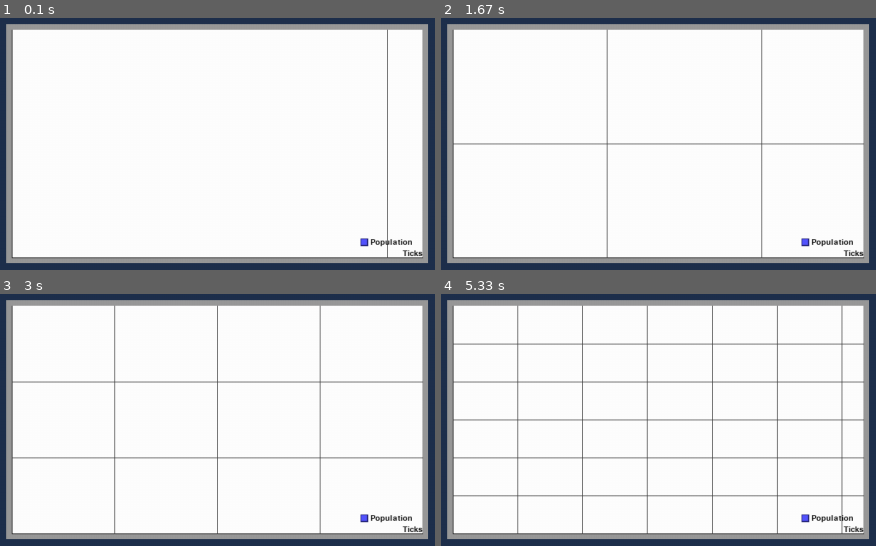
Above: before the commit, frames 1-4 (two rows, left to right).
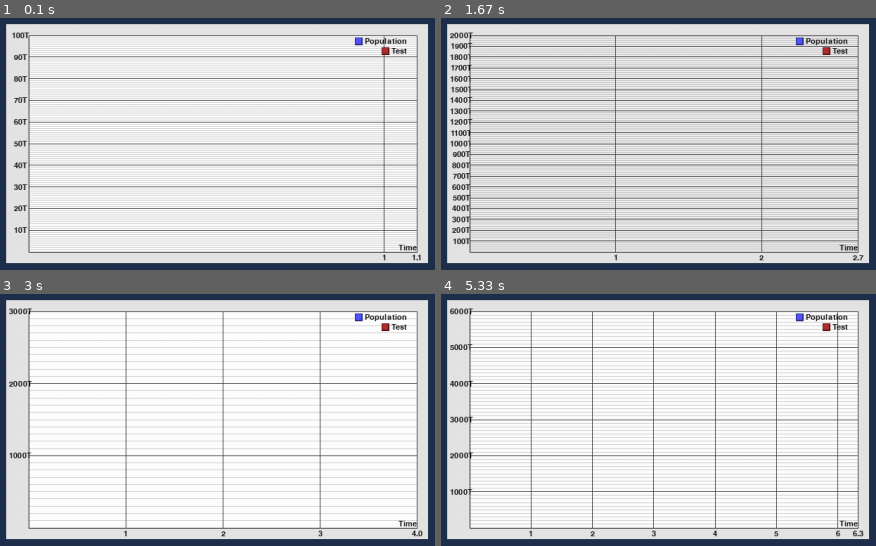
Above: after the commit, the same moments.

Repository: Quartef12345/Natural-Selection-Simulation
Game: pygame game, started from main.py
The game is run twice, just before and just after one commit, with the same random seed, the same clock (stepped at 60 frames per second) and the same inputs.
Inputs:
- Up to frame 1 (0.1 s): no input
- Up to frame 2 (1.67 s): no input
- Up to frame 3 (3 s): no input
- Up to frame 4 (5.33 s): no input

The runs differ from the first frame. In frame 1, 41% of the frame differs, in the area x 1-99%, y 2-98%; in frame 2, 63%; in frame 3, 28%; in frame 4, 36%.

Commit message:
end of grid and labels draw functions

Diff:
--- a/main.py
+++ b/main.py
@@ -3,7 +3,7 @@
 import state
 import creatures
 import render
-import graphs
+import quartef_pygame_graphs as qpg
 
 pygame.init()
 screen = pygame.display.set_mode((state.x, state.y))
@@ -18,7 +18,13 @@
 
 last_dt = time.time()
 
-graph = graphs.Graph(screen, [50,50,600,340], "Ticks", ["Population"], ["#FFFFFF", "#111111", "#5555FF", "#B22E2E"])
+data = {
+    "Time": [1],
+    "Population": [0],
+    "Test":[0]
+}
+
+graph = qpg.Graph(screen, [50,50,600,340], "Time", ["Population", "Test"], ["#FFFFFF", "#111111", "#5555FF", "#B22E2E"])
 graph.active = True
 
 while running:
@@ -41,9 +47,9 @@
 
     #render.drawScreen(state.GRID_SIZE, screen)
     screen.fill("#1f304d")
-    graphs.data["Ticks"].append(graphs.data["Ticks"][-1] + state.dt)
-    graphs.data["Population"].append(graphs.data["Population"][-1] + state.dt)
-    graphs.update_graphs()
+    data["Time"].append(data["Time"][-1] + state.dt)
+    data["Population"].append(data["Population"][-1] + 1000000000000000 * state.dt)
+    qpg.update_graphs(data)
 
     # flip() the display to put your work on screen
     pygame.display.flip()
--- /dev/null
+++ b/quartef_pygame_graphs/__init__.py
@@ -0,0 +1,3 @@
+from .graphs import Graph, update_graphs
+from .utils import adjust_color, format_number
+from . import config
--- /dev/null
+++ b/quartef_pygame_graphs/config.py
@@ -0,0 +1,28 @@
+
+
+
+LABEL_OFFSET = 14       #the distance betwen 2 labels
+
+TOP_BORDER_SIZE = 16        #the size of the border around the graph
+RIGHT_BORDER_SIZE = 16        #the size of the border around the graph
+BOTTOM_BORDER_SIZE = 16        #the size of the border around the graph
+LEFT_BORDER_SIZE = 32        #the size of the border around the graph
+
+TOP_AXIS_NUMBER_PADDING = 8 #the space betwen the numbers from the axis to the axis itself
+LEFT_AXIS_NUMBER_PADDING = 12
+
+
+MAGNITUDE_LIMIT = 2
+"""
+Controls when the grid step changes magnitude.
+
+Example:
+
+largest value = 740
+740 / 100 = 7.4 > 2
+→ step = 100
+
+largest value = 190
+190 / 100 = 1.9 < 2
+→ step = 10
+"""
--- a/graphs.py
+++ b/quartef_pygame_graphs/graphs.py
@@ -1,36 +1,14 @@
 import pygame
 import math
+from . import config
+from .utils import adjust_color, format_number
 
 axis_font = pygame.font.Font('freesansbold.ttf', 11)
 graph_array = []
 
-data = {
-    "Ticks": [1],
-    "Population": [0]
-}
 
-def adjust_color(hex_color, factor=0.2):
-    hex_color = hex_color.lstrip('#')
 
-    r = int(hex_color[0:2], 16)
-    g = int(hex_color[2:4], 16)
-    b = int(hex_color[4:6], 16)
-
-    if factor >= 0:
-        # Darken (approach 0)
-        r = max(0, int(r * (1 - factor)))
-        g = max(0, int(g * (1 - factor)))
-        b = max(0, int(b * (1 - factor)))
-    else:
-        # Lighten (approach 255) using positive target factor
-        abs_factor = abs(factor)
-        r = min(255, int(r + (255 - r) * abs_factor))
-        g = min(255, int(g + (255 - g) * abs_factor))
-        b = min(255, int(b + (255 - b) * abs_factor))
-
-    return f"#{r:02X}{g:02X}{b:02X}"
-
-def update_graphs():
+def update_graphs(data):
     for graph in graph_array:
         if graph.auto_update:
             graph.update_data(data)
@@ -42,13 +20,12 @@
     def __init__(self, surface, position, x_name, y_name_array, color_array):
         self.surface = surface
         self.position = position
-        self.axis_offset = 8
-        self.grid_position = [self.position[0] + self.axis_offset, self.position[1] + self.axis_offset, self.position[2] - 2*self.axis_offset, self.position[3] - 2*self.axis_offset ]
+        self.grid_position = [self.position[0] + config.LEFT_BORDER_SIZE, self.position[1] + config.TOP_BORDER_SIZE, self.position[2] - config.LEFT_BORDER_SIZE - config.RIGHT_BORDER_SIZE, self.position[3] - config.TOP_BORDER_SIZE - config.BOTTOM_BORDER_SIZE ]
         self.x_name = x_name
         self.y_name_array = y_name_array
         self.nr_of_variables = len(y_name_array)
         self.color_array = color_array
-        self.label_offset = 14
+        self.label_offset = config.LABEL_OFFSET
 
         self.active = False
         self.auto_update = True
@@ -70,13 +47,14 @@
         color_array = self.color_array
 
         if self.active:
-            pygame.draw.rect(surface, adjust_color(color_array[0], 0.4), (position[0], position[1], position[2], position[3]))
+            pygame.draw.rect(surface, adjust_color(color_array[0], 0.1), (position[0], position[1], position[2], position[3]))
             pygame.draw.rect(surface, color_array[0], (grid_position[0], grid_position[1], grid_position[2], grid_position[3])) #Background
+
+            self.draw_grid()
 
             pygame.draw.line(surface, color_array[1], (grid_position[0], grid_position[1] + grid_position[3] ), (grid_position[0] + grid_position[2],  grid_position[1] + grid_position[3] )) # X Axis
             pygame.draw.line(surface, color_array[1], (grid_position[0] , grid_position[1]), (grid_position[0],  grid_position[1] + grid_position[3])) # Y Axis
 
-            self.draw_grid()
 
             x_aixs_text = axis_font.render(f"{x_name}", True, color_array[1])
             x_axis_surface = x_aixs_text.get_rect()
@@ -87,7 +65,7 @@
 
                 y_axis_text = axis_font.render(f"{y_name[i]}", True, color_array[1])
                 y_axis_surface = y_axis_text.get_rect()
-                y_axis_surface.bottomright = (grid_position[0] + grid_position[2] - label_offset, grid_position[1] + grid_position[3] - label_offset * (1 + i) - 2)
+                y_axis_surface.bottomright = (grid_position[0] + grid_position[2] - label_offset, grid_position[1] + label_offset * (1 + i))
                 surface.blit(y_axis_text, y_axis_surface) #the caption for the current metric
 
                 square_label_size = y_axis_surface.height   #a professionaly looking square to serve has a colored label
@@ -128,30 +106,25 @@
             bigger_x = self.bigger_x
             bigger_y = self.bigger_y
 
-            usable_width = self.grid_position[2]
-            usable_heigth = self.grid_position[3]
-
             if bigger_x <= 0:
                 bigger_x = 1
             exponent = math.floor(math.log10(bigger_x))
             x_axis_magnitude = 10 ** exponent   #the closest number of base 10, used to set the referencial
 
             # If the magnitude is too large for the step scale (e.g. 1000 for 2500), lower it by one order
-            if bigger_x / x_axis_magnitude < 3.5 and x_axis_magnitude >= 10:
+            if bigger_x / x_axis_magnitude < config.MAGNITUDE_LIMIT and x_axis_magnitude >= 10:
                 grid_step_x = x_axis_magnitude // 10
             else:
                 grid_step_x = x_axis_magnitude
 
-            pixel_per_unit_x = usable_width / bigger_x
+            pixel_per_unit_x = self.grid_position[2] / bigger_x
 
             virtual_step = grid_step_x//10  #a "fake" step, one magnitude lower than the real step, used to draw the auiliar lines
             if virtual_step <= 0: #for example, if magnitude is 100, then the virtual step is 10, each real step will be divided into 10 virtual steps
                 virtual_step = 1
             for grid_value in range(virtual_step, int(bigger_x) + 1, virtual_step):
                 grid_pixel_x = base_x + (grid_value * pixel_per_unit_x)
-                if grid_value%grid_step_x == 0:
-                    pygame.draw.line(self.surface, adjust_color(self.color_array[1], -0.2), (grid_pixel_x, base_y), (grid_pixel_x, self.grid_position[1]))
-                else:
+                if grid_value%grid_step_x != 0:
                     pygame.draw.line(self.surface, adjust_color(self.color_array[1], -0.8), (grid_pixel_x, base_y), (grid_pixel_x, self.grid_position[1]))
 
 
@@ -161,23 +134,57 @@
             exponent = math.floor(math.log10(bigger_y))
             y_axis_magnitude = 10 ** exponent   #the closest number of base 10, used to set the referencial
 
-            max_y = int(y_axis_magnitude * ((bigger_y + y_axis_magnitude)//y_axis_magnitude))
+            max_y = int(y_axis_magnitude * ((bigger_y + y_axis_magnitude)//y_axis_magnitude)) #the biggest value the graph shows - not necesserly included in the data set
             if max_y <= 0:
                 max_y = 1
             # If the magnitude is too large for the step scale (e.g. 1000 for 2500), lower it by one order
-            if bigger_y / y_axis_magnitude < 3.5 and y_axis_magnitude >= 10:
+            if bigger_y / y_axis_magnitude < config.MAGNITUDE_LIMIT and y_axis_magnitude >= 10:
                 grid_step_y = y_axis_magnitude // 10
             else:
                 grid_step_y = y_axis_magnitude
 
-            pixel_per_unit_y = usable_heigth / max_y
+            pixel_per_unit_y = self.grid_position[3] / max_y
 
             virtual_step = grid_step_y//10  #a "fake" step, one magnitude lower than the real step, used to draw the auiliar lines
             if virtual_step <= 0: #for example, if magnitude is 100, then the virtual step is 10, each real step will be divided into 10 virtual steps
                 virtual_step = 1
-            for grid_value in range(virtual_step, max_y, virtual_step):
+            for grid_value in range(virtual_step, max_y + 1, virtual_step):
                 grid_pixel_y = base_y - (grid_value * pixel_per_unit_y)
                 if grid_value%grid_step_y == 0:
                     pygame.draw.line(self.surface, adjust_color(self.color_array[1], -0.2), (base_x, grid_pixel_y), (base_x + self.grid_position[2], grid_pixel_y))
+
+                    y_number_text = axis_font.render(f"{format_number(grid_value)}", True, self.color_array[1])
+                    y_number_surface = y_number_text.get_rect()
+                    y_number_surface.center = (self.grid_position[0] - config.LEFT_AXIS_NUMBER_PADDING, grid_pixel_y)
+                    self.surface.blit(y_number_text, y_number_surface) #the caption for the x axis numbers
+
+
                 else:
                     pygame.draw.line(self.surface, adjust_color(self.color_array[1], -0.8), (base_x, grid_pixel_y), (base_x + self.grid_position[2], grid_pixel_y))
+
+
+            #redraws the main x-grid because the sub y-grid was being drawn on top of the main x-grid
+            virtual_step = grid_step_x//10  #a "fake" step, one magnitude lower than the real step, used to draw the auxiliar lines
+            if virtual_step <= 0: #for example, if magnitude is 100, then the virtual step is 10, each real step will be divided into 10 virtual steps
+                virtual_step = 1
+            for grid_value in range(virtual_step, int(bigger_x) + 1, virtual_step):
+                grid_pixel_x = base_x + (grid_value * pixel_per_unit_x)
+                if grid_value%grid_step_x == 0:
+                    pygame.draw.line(self.surface, adjust_color(self.color_array[1], -0.2), (grid_pixel_x, base_y), (grid_pixel_x, self.grid_position[1]))
+
+                    x_number_text = axis_font.render(f"{grid_value}", True, self.color_array[1])
+                    x_number_surface = x_number_text.get_rect()
+                    x_number_surface.center = (grid_pixel_x, self.grid_position[1] + self.grid_position[3] + config.TOP_AXIS_NUMBER_PADDING)
+                    self.surface.blit(x_number_text, x_number_surface) #the caption for the x axis numbers
+
+            grid_value = bigger_x                       #the last line is a one of a kind, because is not in the magnitude of the steps, so it needs to be drawn seperatly
+            grid_pixel_x = base_x + (grid_value * pixel_per_unit_x)
+            pygame.draw.line(self.surface, adjust_color(self.color_array[1], -0.2), (grid_pixel_x, base_y), (grid_pixel_x, self.grid_position[1]))
+
+            x_number_text = axis_font.render(f"{grid_value:.1f}", True, self.color_array[1])
+            x_number_surface = x_number_text.get_rect()
+            x_number_surface.center = (grid_pixel_x, self.grid_position[1] + self.grid_position[3] + config.TOP_AXIS_NUMBER_PADDING)
+            self.surface.blit(x_number_text, x_number_surface) #the caption for the x axis numbers
+    def draw_data(self):
+        for data_set in self.data_points_array:
+            pass
--- /dev/null
+++ b/quartef_pygame_graphs/utils.py
@@ -0,0 +1,36 @@
+
+
+
+def format_number(value):
+    suffixes = ["", "k", "M", "B", "T"]
+
+    index = 0
+    while abs(value) >= 1000 and index < len(suffixes) - 1:
+        value /= 1000
+        index += 1
+
+    if value == int(value):
+        return f"{int(value)}{suffixes[index]}"
+    else:
+        return f"{value:.1f}{suffixes[index]}"
+
+def adjust_color(hex_color, factor=0.2):
+    hex_color = hex_color.lstrip('#')
+
+    r = int(hex_color[0:2], 16)
+    g = int(hex_color[2:4], 16)
+    b = int(hex_color[4:6], 16)
+
+    if factor >= 0:
+        # Darken (approach 0)
+        r = max(0, int(r * (1 - factor)))
+        g = max(0, int(g * (1 - factor)))
+        b = max(0, int(b * (1 - factor)))
+    else:
+        # Lighten (approach 255) using positive target factor
+        abs_factor = abs(factor)
+        r = min(255, int(r + (255 - r) * abs_factor))
+        g = min(255, int(g + (255 - g) * abs_factor))
+        b = min(255, int(b + (255 - b) * abs_factor))
+
+    return f"#{r:02X}{g:02X}{b:02X}"
--- a/render.py
+++ b/render.py
@@ -60,7 +60,7 @@
         pygame.draw.circle(surface, "#c95414",  (fruit_x, fruit_y), fruits_radius*0.9)#center
         i += 1
 
-def renderPanel(bins, bushes, grid, surface):
+def renderPanel(bins, bushes, grid, surface):   #information panels
 
         #Population
         population_text = grid_font.render(f"Population: {len(bins)}", True, "#FFFFFF")
@@ -68,7 +68,8 @@
         population_surface.center = (grid[0] + grid[2] + 20, state.GRID_Y)
         surface.blit(population_text, population_surface)
 
-def renderUtilities(bins, bushes, grid, surface):
+
+def renderUtilities(bins, bushes, grid, surface):       #Debug Texts
 
         average_genes = []
 
